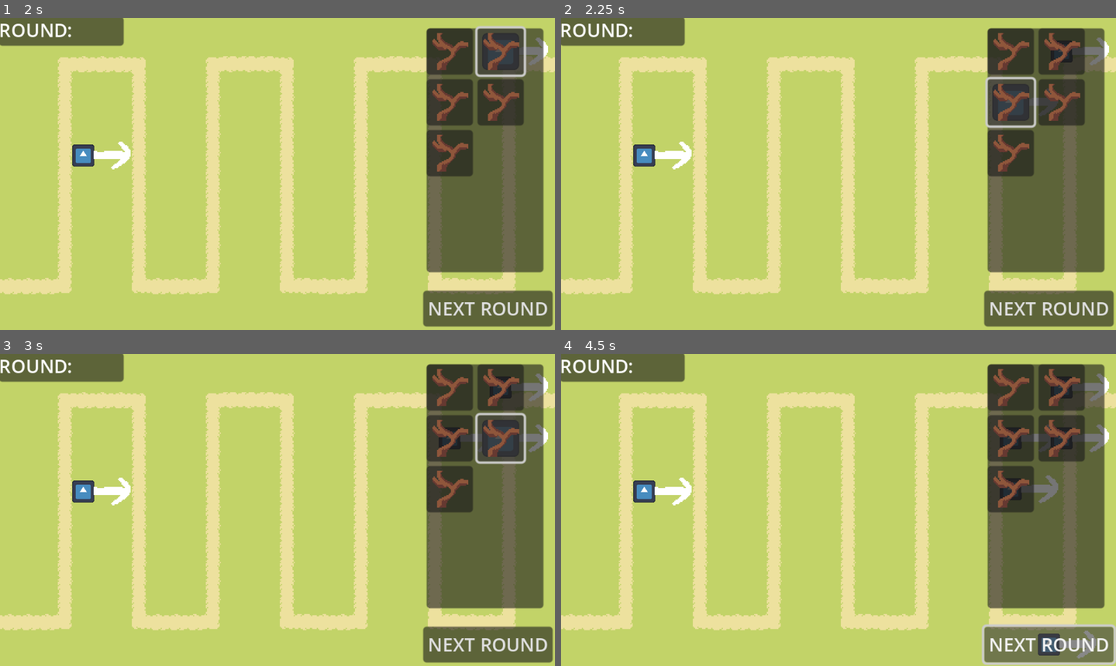
Above: before the commit, frames 1-4 (two rows, left to right).
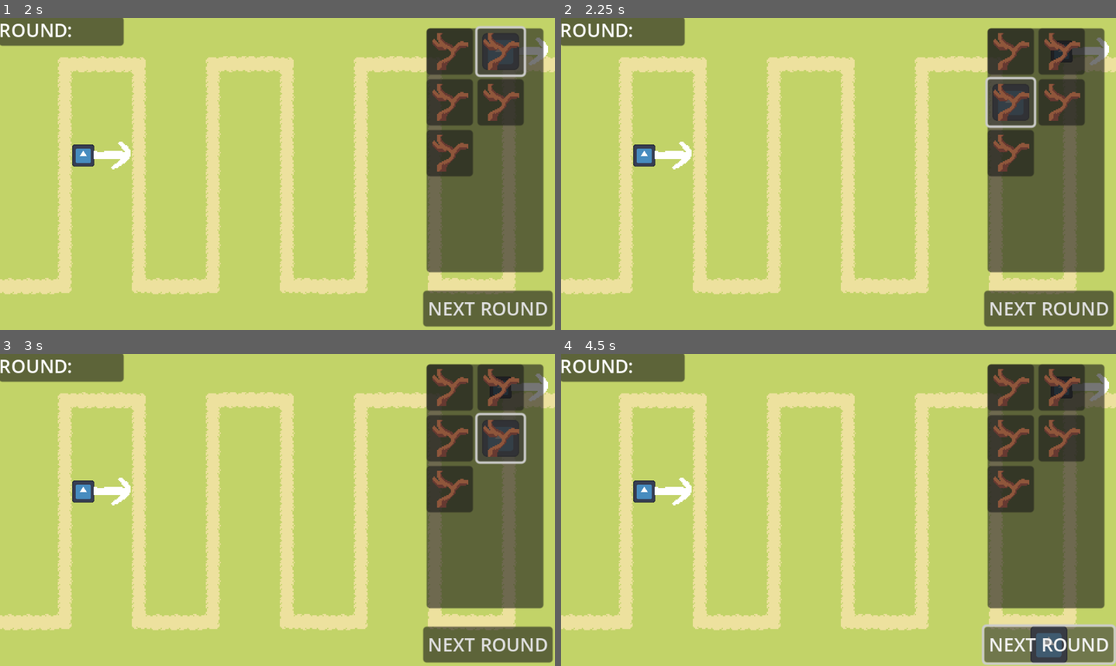
Above: after the commit, the same moments.

Repository: MindVisceral/BoneTD
Game: Godot game, scene res://Levels/Level1/Level1.tscn
Same seed, same stepped clock (60 frames per second), same inputs: the game is played once before the commit and once after it. The engine's default icon, where the game draws it, is replaced by a stand-in: a white triangle on a blue panel in a dark square.
Inputs (mouse positions are in pixels of both pictures, inside the frame that each line leads up to):
- Up to frame 1 (2 s): click (449, 52) at 0.5 s; click (499, 52) at 1.25 s
- Up to frame 2 (2.25 s): click (1010, 102) at 2 s
- Up to frame 3 (3 s): click (499, 438) at 2.75 s
- Up to frame 4 (4.5 s): click (1010, 488) at 3.5 s; click "NEXT ROUND" at 4.25 s

Frame 1 is identical in both runs. In frame 2, less than 0.1% of the frame differs, in the area x 85-87%, y 25-31%; in frame 3, 0.2%; in frame 4, 1.3%, in the area x 79-99%, y 22-100%.

Commit message:
Towers can't be placed on UI and on each other

Diff:
--- a/Entities/Towers/TempTower.gd
+++ b/Entities/Towers/TempTower.gd
@@ -8,6 +8,12 @@
 ## New Towers will be added as children of the 'Towers' Node. The TowerHandler passes this.
 var towers_node_reference: Node2D
 
+
+## The Menu and other UI elements are Areas. If this is true, then the Tower can be placed.
+var areas_clear: bool = true
+
+## Towers and the Environment are Bodies. If this is true, then the Tower can be placed.
+var bodies_clear: bool = true
 
 func _ready() -> void:
 	pass
@@ -21,13 +27,36 @@
 func _input(event: InputEvent) -> void:
 	## Placing button pressed; instantiate the right Tower and kill this Node
 	if Input.is_action_just_pressed("LMB"):
-		var new_tower: BaseTower = tower_to_be_placed.instantiate()
+		if areas_clear == true and bodies_clear == true:
+			var new_tower: BaseTower = tower_to_be_placed.instantiate()
 
-		new_tower.global_position = self.global_position
-		towers_node_reference.add_child(new_tower)
+			new_tower.global_position = self.global_position
+			towers_node_reference.add_child(new_tower)
 
-		self.queue_free()
+			self.queue_free()
 
 	## Cancel placing the Tower.
 	elif Input.is_action_just_pressed("RMB"):
 		self.queue_free()
+
+
+## Touches a Menu, can't be placed.
+func _on_area_entered(area: Area2D) -> void:
+	areas_clear = false
+	print("areas taken")
+
+## All Areas clear, can be placed now.
+func _on_area_exited(area: Area2D) -> void:
+	areas_clear = true
+	print("areas clear")
+
+
+## Touches another Tower or the Environment, can't be placed.
+func _on_body_entered(body: Node2D) -> void:
+	bodies_clear = false
+	print("bodies taken")
+
+## All Bodies clear, can be placed now.
+func _on_body_exited(body: Node2D) -> void:
+	bodies_clear = true
+	print("bodies clear")
--- a/Entities/Towers/TempTower.tscn
+++ b/Entities/Towers/TempTower.tscn
@@ -7,6 +7,8 @@
 radius = 15.0
 
 [node name="TempTower" type="Area2D"]
+collision_layer = 2
+collision_mask = 3
 script = ExtResource("1_xdyis")
 
 [node name="Sprite2D" type="Sprite2D" parent="."]
@@ -15,3 +17,8 @@
 
 [node name="Collider" type="CollisionShape2D" parent="."]
 shape = SubResource("CircleShape2D_j6hnj")
+
+[connection signal="area_entered" from="." to="." method="_on_area_entered"]
+[connection signal="area_exited" from="." to="." method="_on_area_exited"]
+[connection signal="body_entered" from="." to="." method="_on_body_entered"]
+[connection signal="body_exited" from="." to="." method="_on_body_exited"]
--- a/Levels/TowerHandler.gd
+++ b/Levels/TowerHandler.gd
@@ -14,23 +14,11 @@
 ## Prepare a Tower to be placed, as dictated by a Tower's SelectButton
 func prepare_new_tower(tower_reference) -> void:
 
-	## Instantiate a mock TempTower
-	var mock_TempTower = temp_tower.instantiate()
+	## Instantiate a TempTower
+	var new_TempTower = temp_tower.instantiate()
 
 	## Pass the right references.
-	mock_TempTower.tower_to_be_placed = tower_reference
-	mock_TempTower.towers_node_reference = towers_node_reference
+	new_TempTower.tower_to_be_placed = tower_reference
+	new_TempTower.towers_node_reference = towers_node_reference
 
-	towers_node_reference.add_child(mock_TempTower)
-
-
-
-	## Now, finish instantiating
-	#towers_node_reference.add_child(new_tower)
-
-
-	#place_new_tower(new_tower.global_position)
-
-## Now we will actually place the Tower down.
-func place_new_tower(tower_global_position) -> void:
-	pass
+	towers_node_reference.add_child(new_TempTower)
